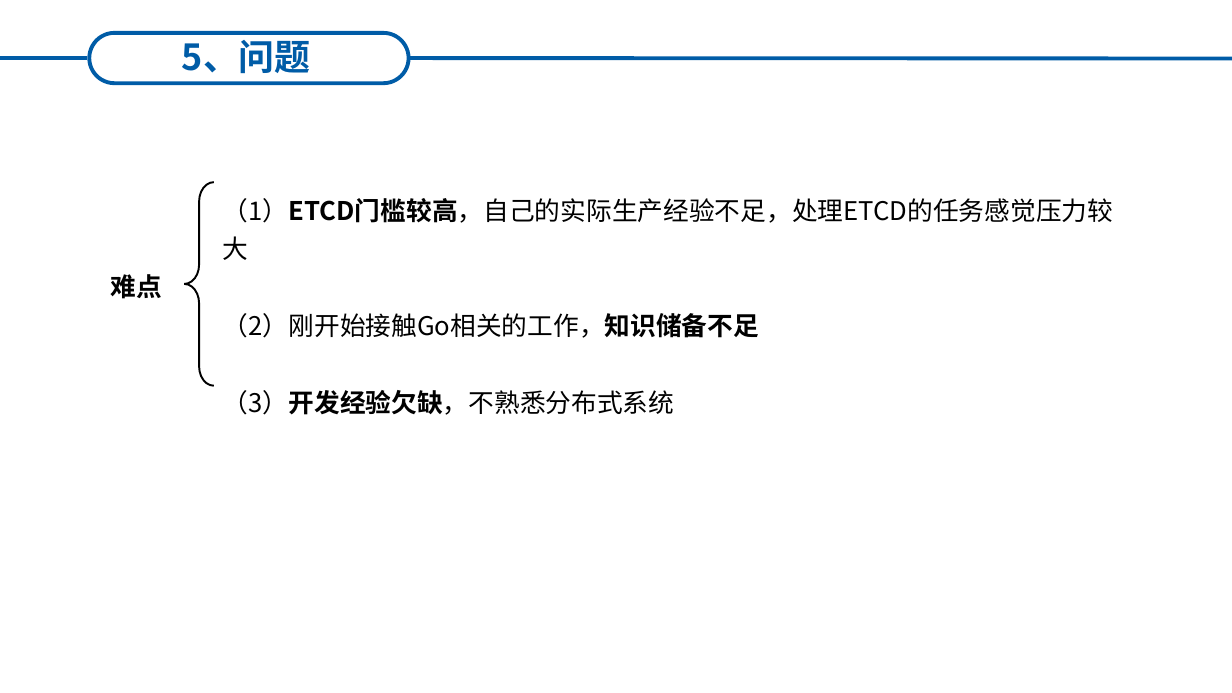
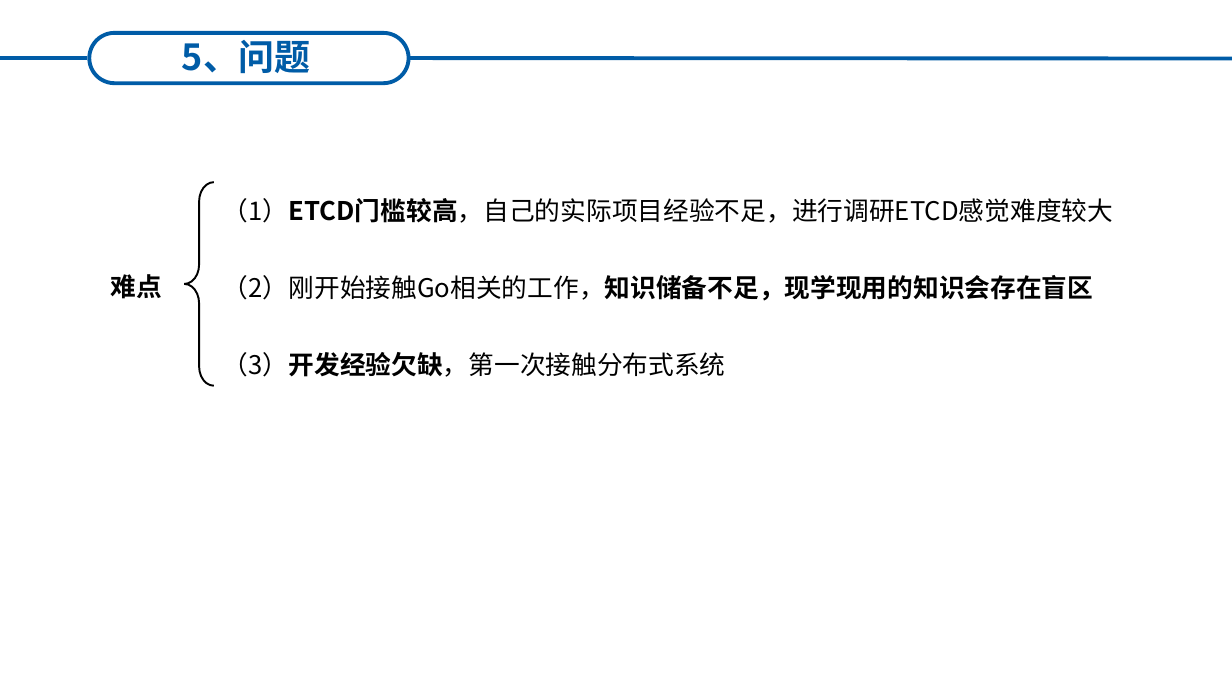
Before and after one commit to HNing109/StudyNotes, a slide deck: slide 19 of Golang_学习笔记/Golang_进阶_学习笔记/ETCD_学习笔记/ETCD-调研.pptx (slide 18 before the commit). Drawn at 1232x693 pixels with LibreOffice and Linux fonts; fonts in the diff are those of the drawing. Boxes give left, top, right and bottom in pixels: in the first picture for what was removed or moved away, otherwise in the second. Text is boxed around its words. In the diff, an @@ line names an element or a change of style, - is before the commit and + after.

```diff
--- a/Golang_学习笔记/Golang_进阶_学习笔记/ETCD_学习笔记/ETCD-调研.pptx
+++ b/Golang_学习笔记/Golang_进阶_学习笔记/ETCD_学习笔记/ETCD-调研.pptx
@@ text at [223, 198, 1113, 377]: text changed @@
-（1）ETCD门槛较高，自己的实际生产经验不足，处理ETCD的任务感觉压力较大
-（2）刚开始接触Go相关的工作，知识储备不足
-（3）开发经验欠缺，不熟悉分布式系统
+（1）ETCD门槛较高，自己的实际项目经验不足，进行调研ETCD感觉难度较大
+（2）刚开始接触Go相关的工作，知识储备不足，现学现用的知识会存在盲区
+（3）开发经验欠缺，第一次接触分布式系统
```
Also in this commit, not shown: 8 other slides changed, 1 slide added, 1 other file.
